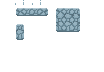
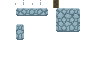
The second 104 × 72 image is a revision of the first. Changes to its layers:
added layer "Layer 32" above "Layer 21 copy 3" over bbox(53, 0, 59, 8)
